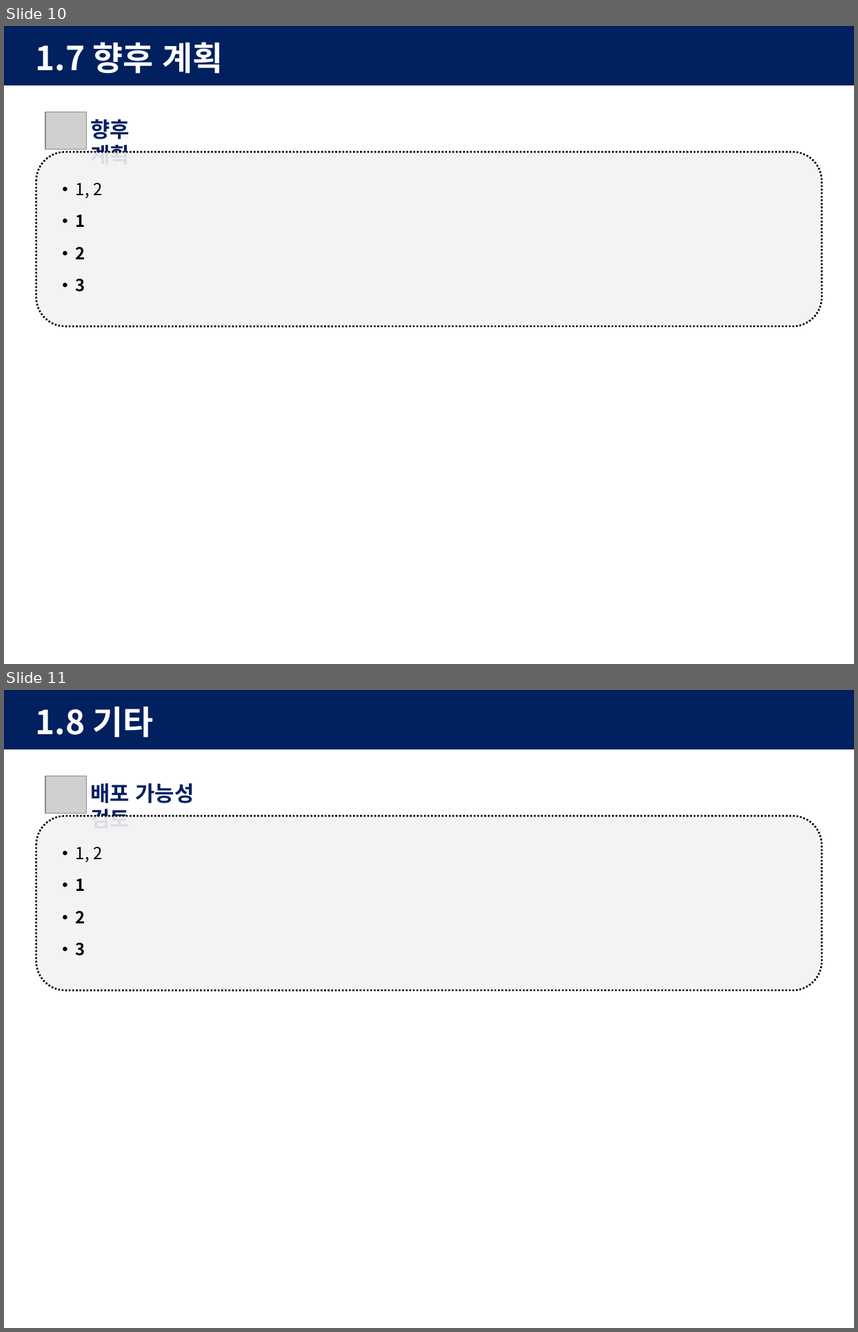
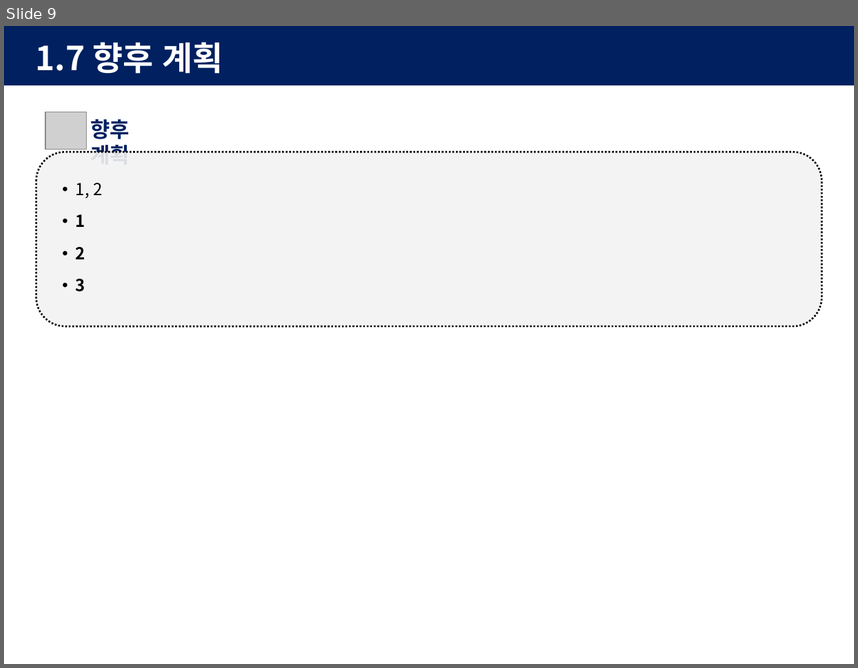
Before and after one commit to khenv0005-hue/kunhwa, a slide deck: 발표 이걸로.pptx. Shown one above the other, each under a label of ours: slides 10 and 11 before the commit, slide 9 after it. The pictures are 858x1332 and 858x668 pixels, drawn with LibreOffice and Linux fonts; fonts in the diff are those of the drawing; grey boxes stand for pictures. Boxes give left, top, right and bottom in pixels: in the first picture for what was removed or moved away, otherwise in the second. Text is boxed around its words. In the diff, an @@ line names an element or a change of style, - is before the commit and + after.

```diff
--- a/발표 이걸로.pptx
+++ b/발표 이걸로.pptx
@@ slide 11 removed at <box>4,690,854,1328</box>, background #FFFFFF @@
@@ rectangle removed at <box>4,690,854,749</box> @@
@@ text removed at <box>35,707,153,738</box> @@
-1.8 기타
@@ picture removed at <box>45,776,87,814</box> @@
@@ text removed at <box>90,783,194,817</box> @@
-배포 가능성 검토
@@ rounded rectangle removed at <box>36,816,822,990</box> @@
@@ text removed at <box>76,847,102,956</box> @@
-• 1, 2
-• 1
-• 2
-• 3
@@ what was slide 10 is now slide 9 @@
```
Also in this commit, not shown: 7 slides changed, 1 slide added, 2 other slides removed.
